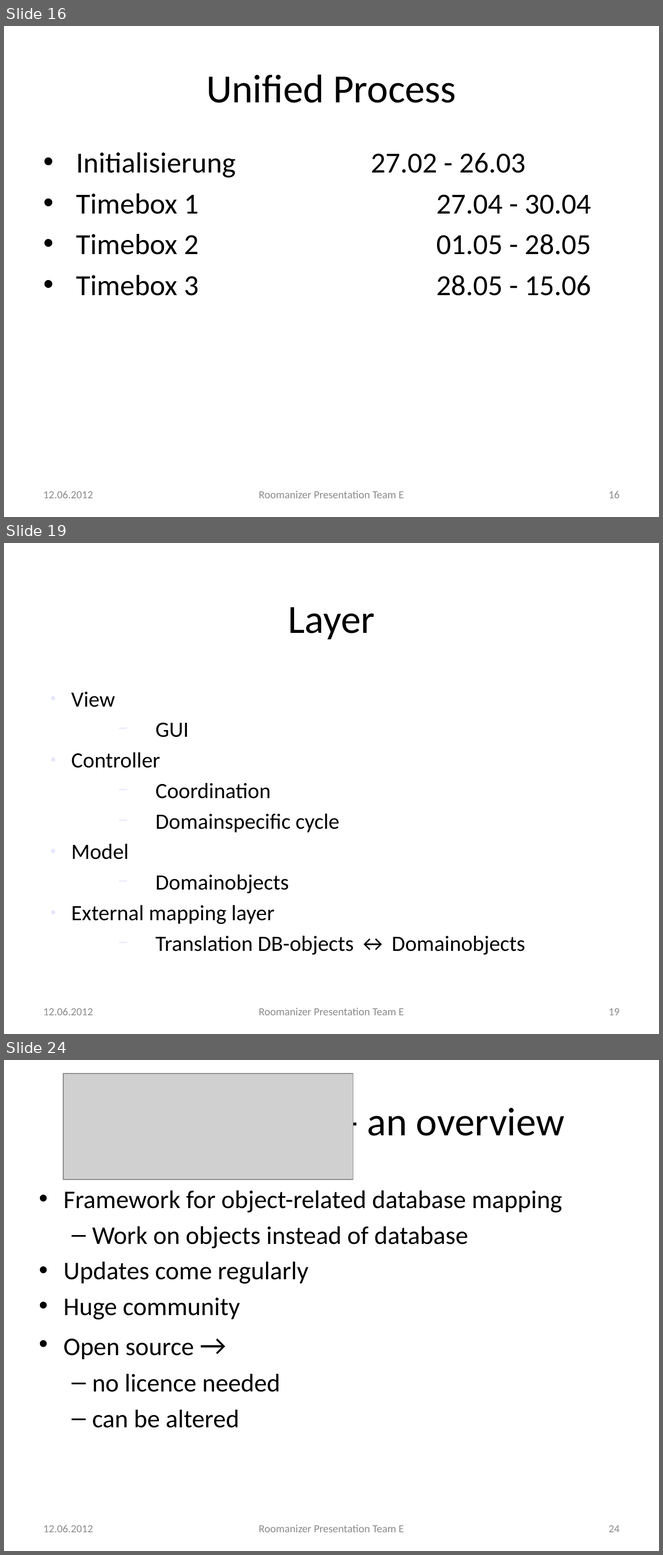
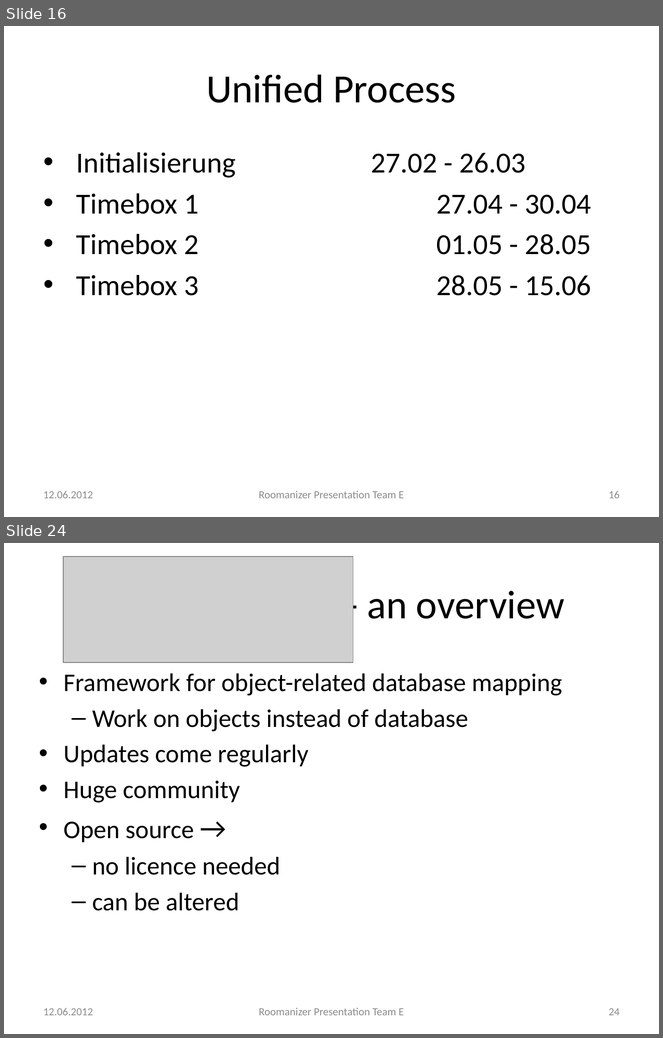
Before and after one commit to markusmo/HotelSoftware, a slide deck: Documentation/Praesentation/PresentationRoomanizer.pptx. Shown one above the other, each under a label of ours: slides 16, 19 and 24 before the commit, slides 16 and 24 after it; the slides between them are not shown. The pictures are 663x1555 and 663x1038 pixels, drawn with LibreOffice and Linux fonts; fonts in the diff are those of the drawing; grey boxes stand for pictures. Boxes give left, top, right and bottom in pixels: in the first picture for what was removed or moved away, otherwise in the second. Text is boxed around its words. In the diff, an @@ line names an element or a change of style, - is before the commit and + after.

```diff
--- a/Documentation/Praesentation/PresentationRoomanizer.pptx
+++ b/Documentation/Praesentation/PresentationRoomanizer.pptx
@@ slide 19 removed at (4,543,659,1034), background #FFFFFF @@
@@ title removed at (288,607,375,640) @@
-Layer
@@ text removed at (71,692,526,955) @@
-● View
-  − GUI
-● Controller
-  − Coordination
-  − Domainspecific cycle
-● Model
-  − Domainobjects
-● External mapping layer
-  − Translation DB-objects ↔ Domainobjects
@@ text removed at (44,1008,93,1016) @@
-12.06.2012
@@ text removed at (259,1008,404,1016) @@
-Roomanizer Presentation Team E
@@ page number removed at (609,1008,620,1016) @@
-19
```
Also in this commit, not shown: 6 slides changed, 2 slides added, 1 other slide removed.
